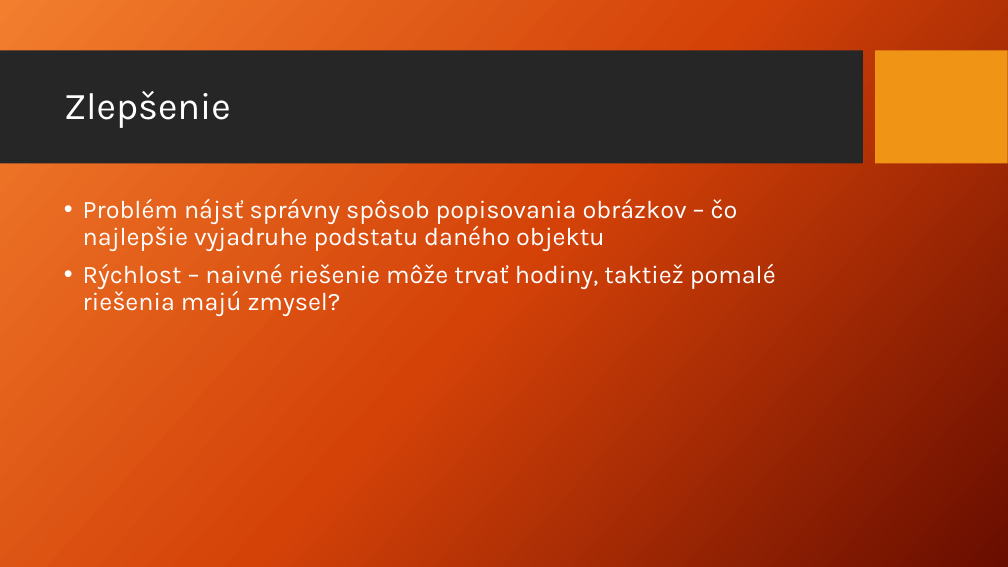
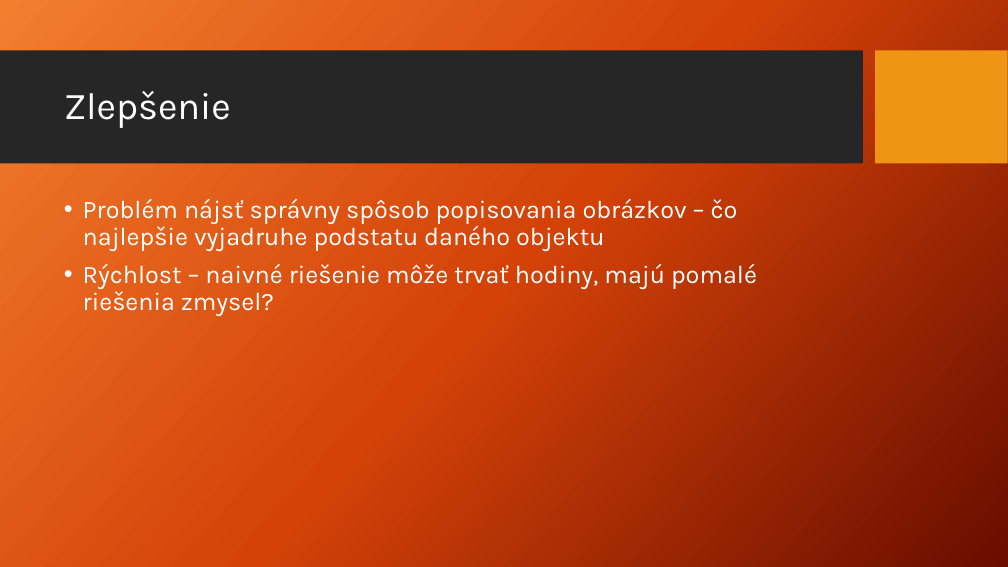
Before and after one commit to killerwife/IngProjekt, a slide deck: slide 6 of Projekt3.pptx. Drawn at 1008x567 pixels with LibreOffice and Linux fonts; fonts in the diff are those of the drawing; background and template pictures are left out. Boxes give left, top, right and bottom in pixels: in the first picture for what was removed or moved away, otherwise in the second. Text is boxed around its words. In the diff, an @@ line names an element or a change of style, - is before the commit and + after.

```diff
--- a/Projekt3.pptx
+++ b/Projekt3.pptx
@@ text at (83, 264, 757, 316): text changed @@
-• Rýchlost – naivné riešenie môže trvať hodiny, taktiež pomalé riešenia majú zmysel?
+• Rýchlost – naivné riešenie môže trvať hodiny, majú pomalé riešenia zmysel?
```
Also in this commit, not shown: 3 other slides changed, 7 other files.
